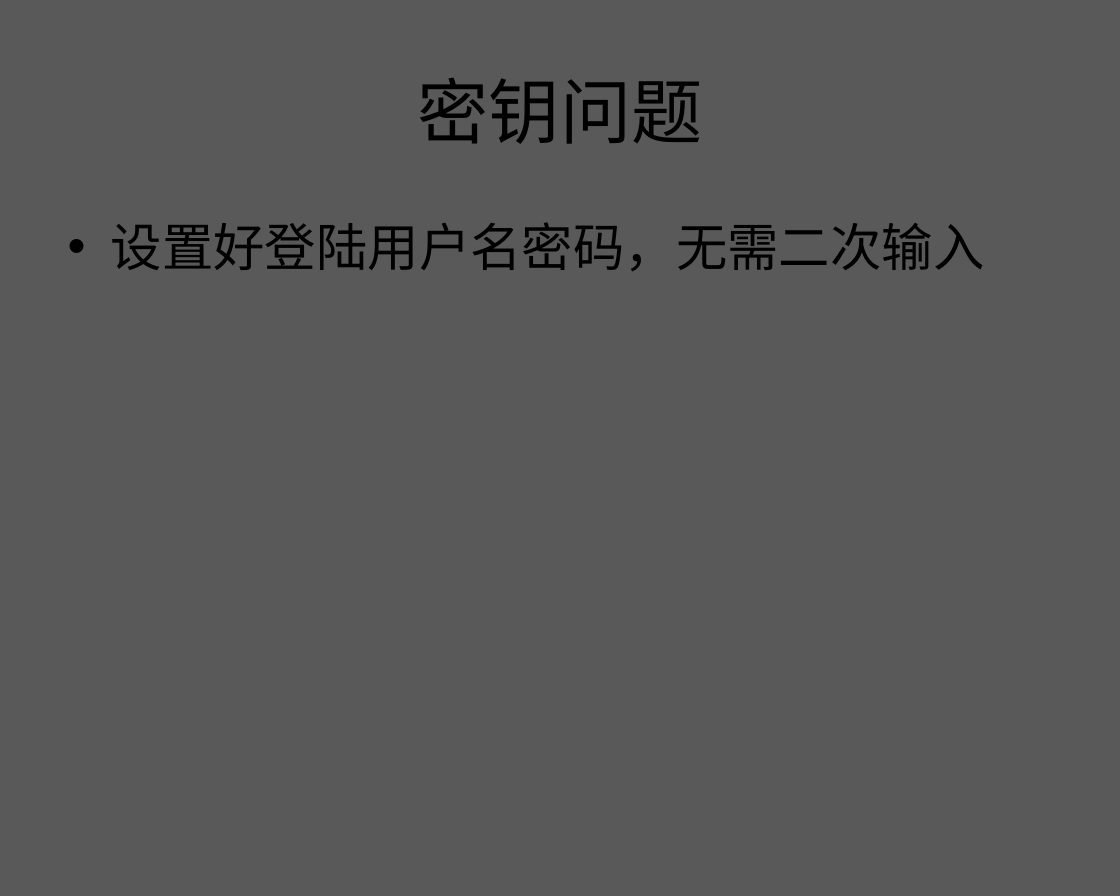
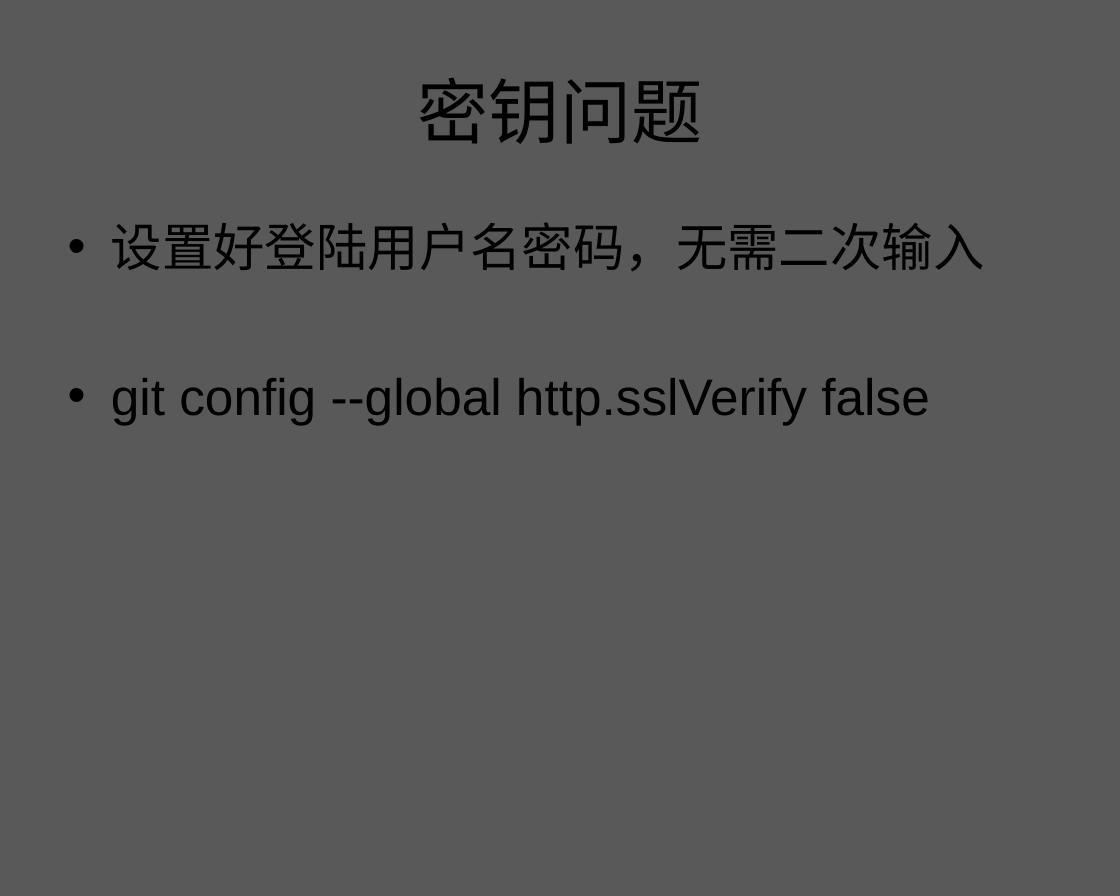
Before and after one commit to zhuxiaosheng/code, a slide deck: slide 76 of git.ppt. Drawn at 1120x896 pixels with LibreOffice and Linux fonts; fonts in the diff are those of the drawing; background and template pictures are left out. Boxes give left, top, right and bottom in pixels: in the first picture for what was removed or moved away, otherwise in the second. Text is boxed around its words. In the diff, an @@ line names an element or a change of style, - is before the commit and + after.

Commit message:
mac 01

```diff
--- a/git.ppt
+++ b/git.ppt
@@ text at (111,378,929,425): paragraph added @@
+• git config --global http.sslVerify false
```
